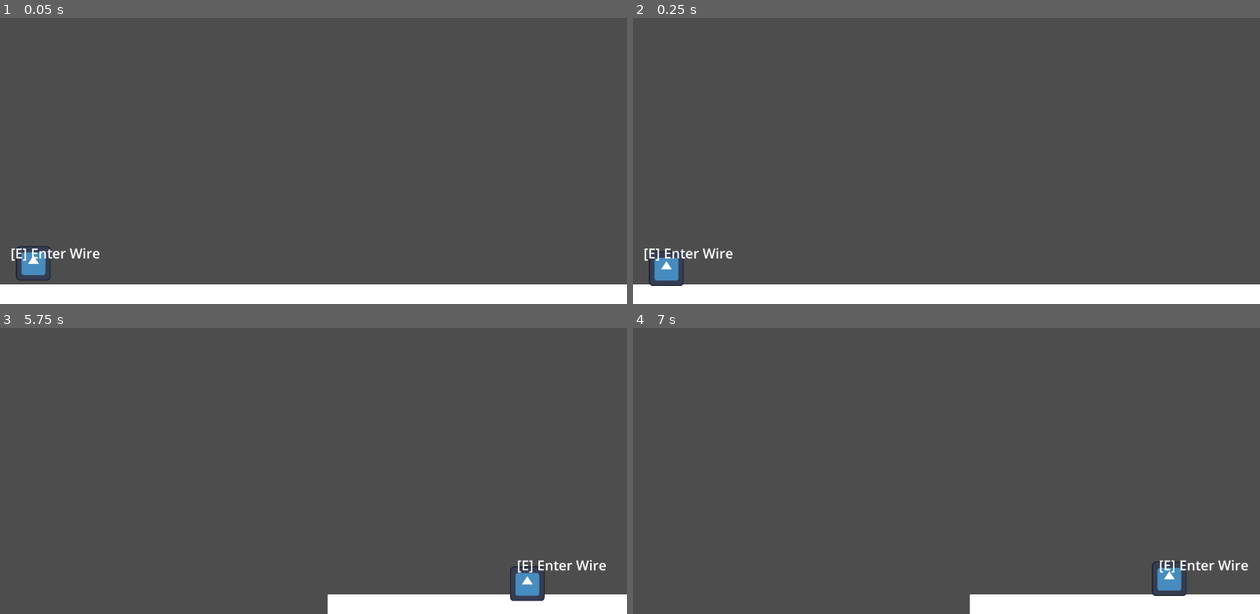
Above: before the commit, frames 1-4 (two rows, left to right).
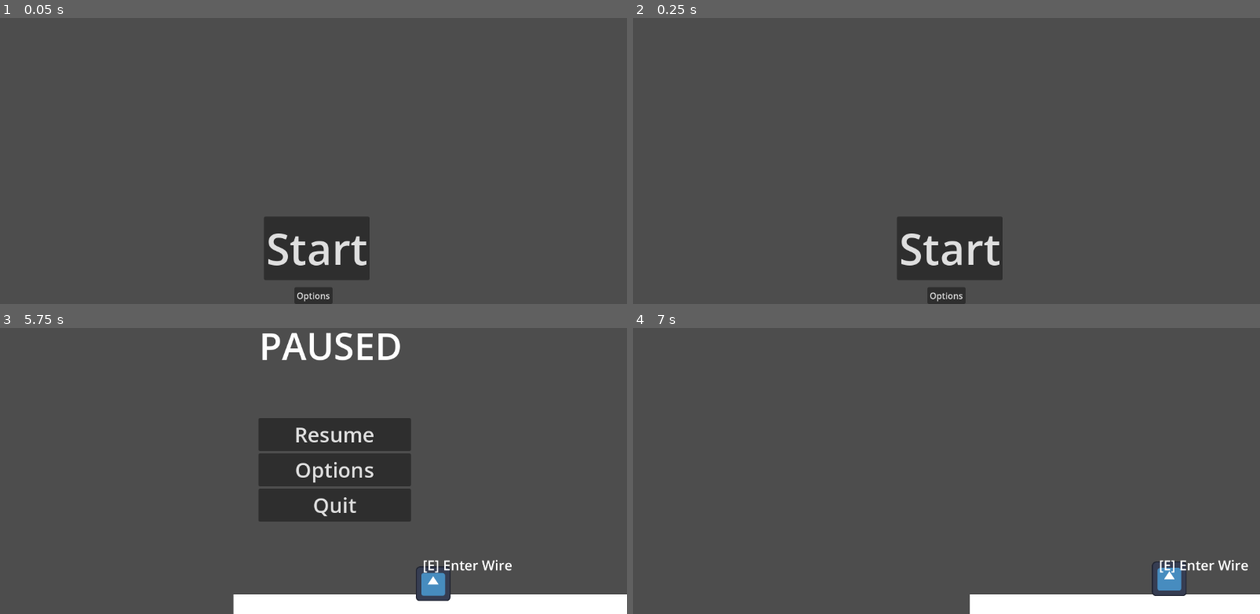
Above: after the commit, the same moments.

Repository: The-Spark-Industries/spark-energy
Game: Godot game, scene res://Master Scenes/titleScreen.tscn
The game is run twice, just before and just after one commit, with the same random seed, the same clock (stepped at 60 frames per second) and the same inputs. Before the commit the project starts from res://Master Scenes/level1.tscn. The engine's default icon, where the game draws it, is replaced by a stand-in: a white triangle on a blue panel in a dark square.
Inputs (mouse positions are in pixels of both pictures, inside the frame that each line leads up to):
- Up to frame 1 (0.05 s): no input
- Up to frame 2 (0.25 s): no input
- Up to frame 3 (5.75 s): click (313, 605) at 0.5 s, where only the run after the commit has a clickable "Options"; click (319, 559) at 1.25 s, where only the run after the commit has a clickable "Start"; tap Enter at 2 s; hold D (move_right) 2.03-3.53 s; tap E (interact) every 0.75 s from 2.1 to 5.1 s; tap Space (jump) at 2.27, 3.02, 4.52, 5.27 s; hold A (move_left) 3.53-4.28 s; hold D (move_right) from 4.28 s (still down); tap Escape (pause, bound only after the commit) at 5.65 s
- Up to frame 4 (7 s): release D (move_right) at 5.75 s; click (965, 471) at 5.75 s, where only the run after the commit has a clickable "Options"; click (965, 433) at 6.5 s, where only the run after the commit has a clickable "Resume"

The runs differ from the first frame. In frame 1, 11% of the frame differs, in the area x 0-100%, y 69-100%; in frame 2, 11%; in frame 3, 12%, in the area x 37-97%, y 1-100%; in frame 4, nothing differs.

Commit message:
Incorporated pause menu in game

Diff:
--- a/Master Scenes/level1.tscn
+++ b/Master Scenes/level1.tscn
@@ -3,6 +3,7 @@
 [ext_resource type="Script" uid="uid://ddurd58npppi" path="res://Scripts/Player.gd" id="1_vly50"]
 [ext_resource type="Texture2D" uid="uid://03g8lcmq571u" path="res://icon.svg" id="2_c5erv"]
 [ext_resource type="Script" uid="uid://hxb45dpv1eq5" path="res://Scripts/RoomCamera.gd" id="3_roomcam"]
+[ext_resource type="PackedScene" uid="uid://b3wrn5c1q8iuw" path="res://Master Scenes/pauseMenu.tscn" id="4_nuwp2"]
 [ext_resource type="Script" uid="uid://bqfwoq83t3tyc" path="res://Scripts/WireEnd.gd" id="4_wireend"]
 [ext_resource type="Script" uid="uid://b5agu4nw8ytqn" path="res://Scripts/WirePath.gd" id="5_wirepath"]
 
@@ -88,6 +89,17 @@
 script = ExtResource("3_roomcam")
 room_size = Vector2(2560, 1440)
 
+[node name="pauseMenu" parent="RoomCamera" unique_id=1118913350 instance=ExtResource("4_nuwp2")]
+anchors_preset = 14
+anchor_top = 0.5
+anchor_bottom = 0.5
+offset_left = -1074.0
+offset_top = -434.0
+offset_right = -1074.0
+offset_bottom = -434.0
+scale = Vector2(2, 2)
+metadata/_edit_use_anchors_ = true
+
 [node name="WirePath1" type="Node2D" parent="." unique_id=1125744823]
 position = Vector2(482, 1254)
 script = ExtResource("5_wirepath")
--- /dev/null
+++ b/Master Scenes/optionsMenu.tscn
@@ -0,0 +1,20 @@
+[gd_scene format=3 uid="uid://bxbhlok1w33g"]
+
+[node name="OptionsMenu" type="Control" unique_id=874374538]
+layout_mode = 3
+anchors_preset = 15
+anchor_right = 1.0
+anchor_bottom = 1.0
+grow_horizontal = 2
+grow_vertical = 2
+
+[node name="VBoxContainer" type="VBoxContainer" parent="." unique_id=644160531]
+layout_mode = 0
+offset_right = 1136.0
+offset_bottom = 649.0
+
+[node name="Label" type="Label" parent="VBoxContainer" unique_id=201942575]
+layout_mode = 2
+size_flags_horizontal = 4
+theme_override_font_sizes/font_size = 68
+text = "OPTIONS"
--- a/Master Scenes/pauseMenu.tscn
+++ b/Master Scenes/pauseMenu.tscn
@@ -3,6 +3,7 @@
 [ext_resource type="Script" uid="uid://bmpuw06uuxgix" path="res://Scripts/pause_menu.gd" id="1_pbpjw"]
 
 [node name="pauseMenu" type="Control" unique_id=1118913350]
+process_mode = 3
 layout_mode = 3
 anchors_preset = 15
 anchor_right = 1.0
--- a/Master Scenes/titleScreen.tscn
+++ b/Master Scenes/titleScreen.tscn
@@ -1,4 +1,6 @@
 [gd_scene format=3 uid="uid://cajr8gi261a7b"]
+
+[ext_resource type="Script" uid="uid://buq37mcyld3m5" path="res://Scripts/title_screen.gd" id="1_qcgwx"]
 
 [node name="titleScreen" type="Control" unique_id=101879355]
 layout_mode = 3
@@ -7,6 +9,7 @@
 anchor_bottom = 1.0
 grow_horizontal = 2
 grow_vertical = 2
+script = ExtResource("1_qcgwx")
 
 [node name="VBoxContainer2" type="VBoxContainer" parent="." unique_id=800570624]
 layout_mode = 1
@@ -22,20 +25,22 @@
 grow_vertical = 0
 size_flags_vertical = 8
 
-[node name="Button" type="Button" parent="VBoxContainer2" unique_id=470976601]
+[node name="Options" type="Button" parent="VBoxContainer2" unique_id=470976601]
 layout_mode = 2
 size_flags_vertical = 4
 text = "Options"
 
 [node name="Container" type="Container" parent="." unique_id=60781399]
 layout_mode = 1
-anchors_preset = 15
-anchor_right = 1.0
-anchor_bottom = 1.0
-offset_left = -154.0
-offset_top = 156.0
-offset_right = -947.0
-offset_bottom = -346.0
+anchors_preset = 8
+anchor_left = 0.5
+anchor_top = 0.5
+anchor_right = 0.5
+anchor_bottom = 0.5
+offset_left = -91.0
+offset_top = 163.0
+offset_right = 151.0
+offset_bottom = 226.0
 grow_horizontal = 2
 grow_vertical = 2
 
@@ -43,7 +48,9 @@
 layout_mode = 2
 size_flags_horizontal = 4
 
-[node name="Button" type="Button" parent="Container/VBoxContainer" unique_id=1295416335]
+[node name="Start" type="Button" parent="Container/VBoxContainer" unique_id=1295416335]
 layout_mode = 2
 theme_override_font_sizes/font_size = 79
 text = "Start"
+
+[connection signal="pressed" from="Container/VBoxContainer/Start" to="." method="_on_start_pressed"]
--- a/Scripts/pause_menu.gd
+++ b/Scripts/pause_menu.gd
@@ -3,11 +3,15 @@
 
 # Called when the node enters the scene tree for the first time.
 func _ready() -> void:
-	pass
+	visible = false
+
 
 # Called every frame. 'delta' is the elapsed time since the previous frame.
 func _process(delta: float) -> void:
-	pass
+	if Input.is_action_pressed("pause"):
+		if (get_tree().paused==false ):
+			get_tree().paused= true
+			visible=true
 
 
 func _on_resume_pressed() -> void:
--- /dev/null
+++ b/Scripts/title_screen.gd
@@ -0,0 +1,15 @@
+extends Control
+
+
+# Called when the node enters the scene tree for the first time.
+func _ready() -> void:
+	pass # Replace with function body.
+
+
+# Called every frame. 'delta' is the elapsed time since the previous frame.
+func _process(delta: float) -> void:
+	pass
+
+
+func _on_start_pressed() -> void:
+	get_tree().change_scene_to_file("res://Master Scenes/level1.tscn")
--- a/project.godot
+++ b/project.godot
@@ -15,7 +15,7 @@
 [application]
 
 config/name="Spark's Energy Quest"
-run/main_scene="uid://c812w5iknq1es"
+run/main_scene="uid://cajr8gi261a7b"
 config/features=PackedStringArray("4.6", "GL Compatibility")
 config/icon="res://icon.svg"
 <<<<<<<HEADrun/main_scene="uid://c812w5iknq1es"
@@ -61,6 +61,11 @@
 "events": [Object(InputEventKey,"resource_local_to_scene":false,"resource_name":"","device":-1,"window_id":0,"alt_press …(191 unchanged characters)…
 ]
 }
+pause={
+"deadzone": 0.2,
+"events": [Object(InputEventKey,"resource_local_to_scene":false,"resource_name":"","device":-1,"window_id":0,"alt_pressed":false,"shift_pressed":false,"ctrl_pressed":false,"meta_pressed":false,"pressed":false,"keycode":0,"physical_keycode":4194305,"key_label":0,"unicode":0,"location":0,"echo":false,"script":null)
+]
+}
 
 [rendering]
 
Not shown, added: Scripts/title_screen.gd.uid
